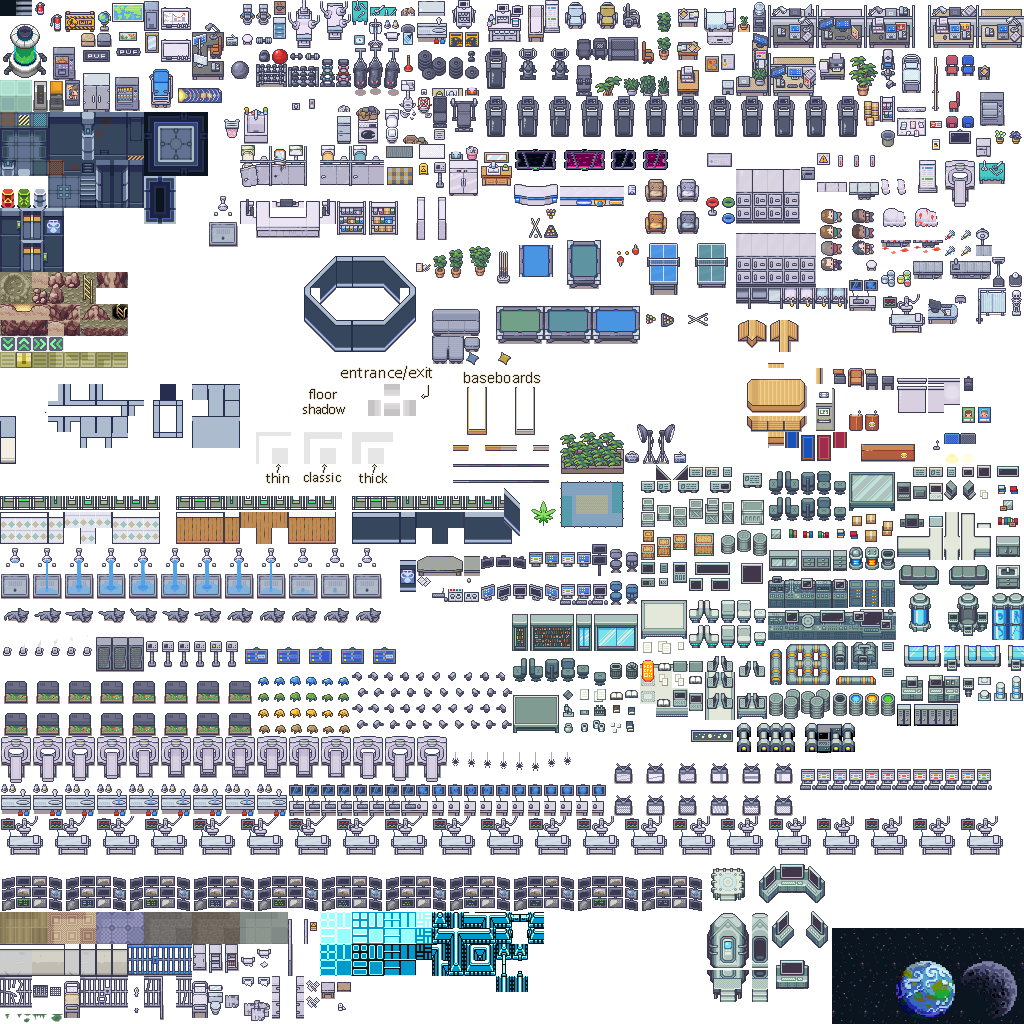
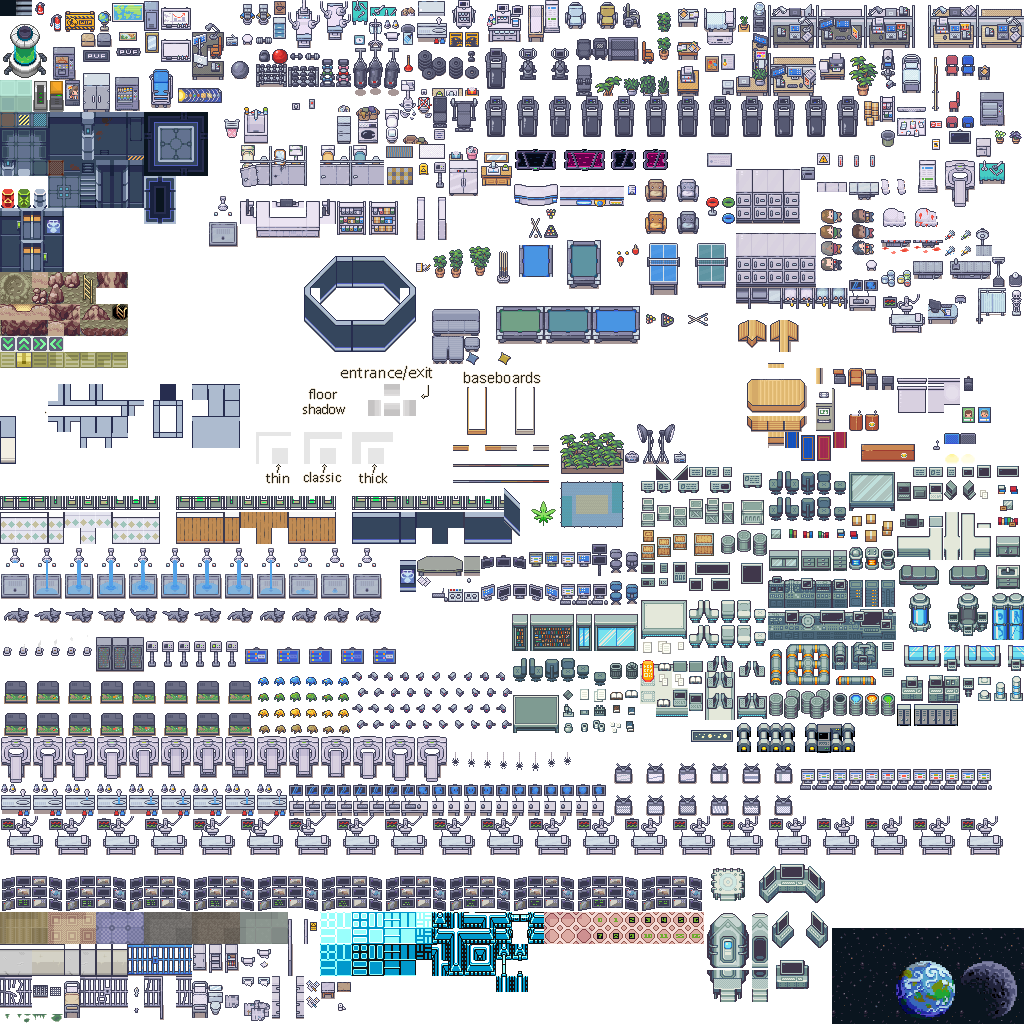
Two versions of the same layered image (1024×1024). Layer-by-layer changes:
added layer "Calque 404" above "Calque 403" over [629, 933, 635, 939]
added layer "Calque 403" above "Calque 402" over [613, 933, 619, 939]
added layer "Calque 402" above "Calque 413" over [597, 933, 603, 939]
added layer "Calque 413" above "Calque 412" over [696, 934, 700, 938]
added layer "Calque 401" above "Calque 411" over [693, 917, 699, 923]
added layer "Calque 400" above "Calque 399" over [678, 917, 684, 923]
added layer "Calque 399" above "Calque 398" over [661, 917, 667, 923]
added layer "Calque 398" above "Calque 397" over [645, 917, 651, 923]
added layer "Calque 397" above "Calque 406" over [629, 917, 635, 923]
added layer "Calque 391" above "Calque 394" over [640, 928, 656, 944]
added layer "Calque 394" above "Calque 393" over [688, 928, 704, 944]
added layer "Calque 393" above "Calque 392" over [672, 928, 688, 944]
added layer "Calque 392" above "Calque 390" over [656, 928, 672, 944]
added layer "Calque 390" above "Calque 389" over [624, 928, 640, 944]
added layer "Calque 389" above "Calque 388" over [608, 928, 624, 944]
added layer "Calque 388" above "Calque 387" over [592, 928, 608, 944]
added layer "Calque 387" above "Calque 386" over [688, 912, 704, 928]
added layer "Calque 386" above "Calque 385" over [672, 912, 688, 928]
added layer "Calque 385" above "Calque 384" over [656, 912, 672, 928]
added layer "Calque 384" above "Calque 383" over [640, 912, 656, 928]
added layer "Calque 383" above "Calque 382" over [624, 912, 640, 928]
added layer "Calque 382" above "Calque 381" over [608, 912, 624, 928]
added layer "Calque 381" above "Calque 380" over [592, 912, 608, 928]
added layer "Calque 380" above "Calque 379" over [544, 912, 592, 944]
…and 9 more changes (9 added)
